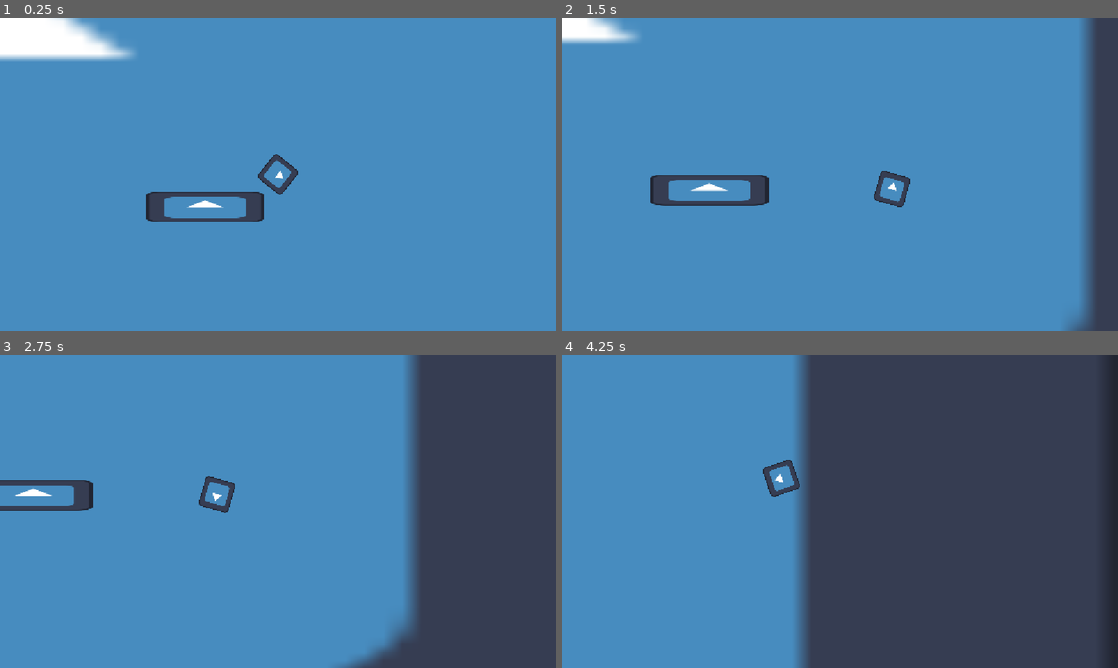
Above: before the commit, frames 1-4 (two rows, left to right).
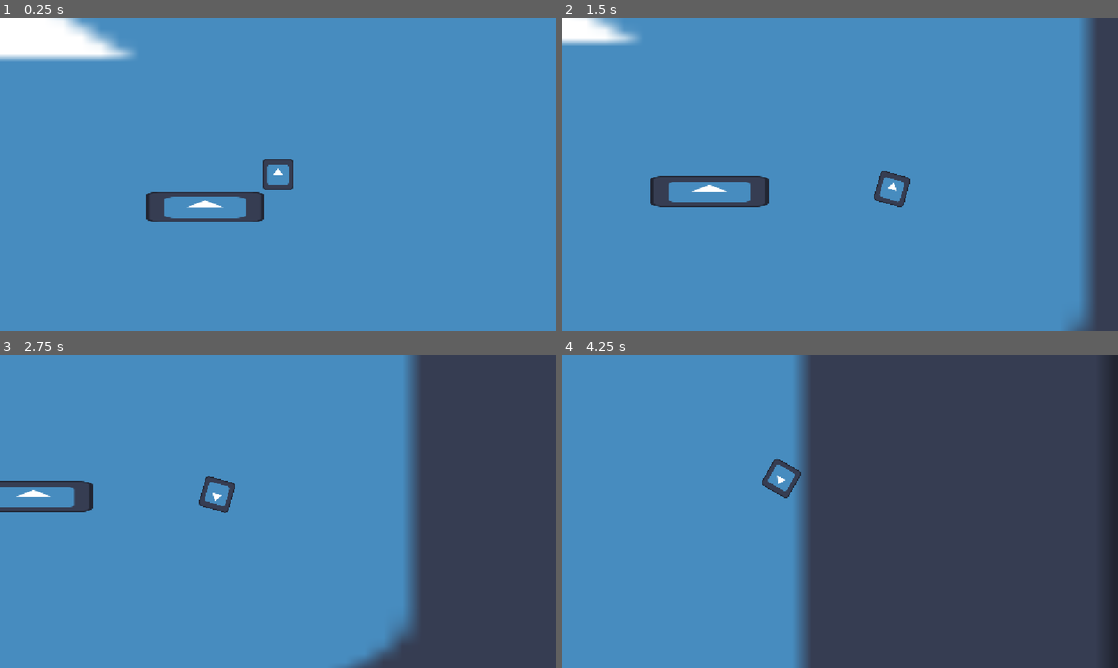
Above: after the commit, the same moments.

Repository: TheBullfrogEngineer/Bounceback2026
Game: Godot game, scene res://TestLevel.tscn
The game is run twice, just before and just after one commit, with the same random seed, the same clock (stepped at 60 frames per second) and the same inputs. The engine's default icon, where the game draws it, is replaced by a stand-in: a white triangle on a blue panel in a dark square.
Inputs (mouse positions are in pixels of both pictures, inside the frame that each line leads up to):
- Up to frame 1 (0.25 s): no input
- Up to frame 2 (1.5 s): tap Enter at 0.5 s; move the mouse to (812, 237) at 0.52 s; click (812, 237) at 0.6 s; tap Space at 1.25 s; move the mouse to (1006, 221) at 1.27 s; click (1006, 221) at 1.35 s
- Up to frame 3 (2.75 s): move the mouse to (111, 464) at 2.02 s; hold W (propel) from 2.03 s (still down); click (111, 464) at 2.3 s
- Up to frame 4 (4.25 s): move the mouse to (867, 511) at 2.77 s; release W (propel) at 2.78 s; click (867, 511) at 2.85 s; move the mouse to (756, 433) at 3.52 s; click (756, 433) at 3.6 s

The runs differ from the first frame. In frame 1, 0.3% of the frame differs, in the area x 46-54%, y 43-57%; in frame 2, 0.8%, in the area x 0-38%, y 6-61%; in frame 3, 0.4%; in frame 4, 0.3%.

Commit message:
fixed bounce

Diff:
--- a/cosmic-rebound/comet.gd
+++ b/cosmic-rebound/comet.gd
@@ -8,18 +8,13 @@
 @export var max_hp: int = 3
 
 @export var bounce_lock_duration = 0.2
-@export var hypertime_scale = 1.75
-@export var hypertime_duration = 5.0
 var hp: int = max_hp
-var is_invincible: bool = false
 var dashing = false
 var direction: Vector2 = Vector2.ZERO
 var dash_direction: Vector2 = Vector2.RIGHT
 var can_move = true
 var can_dash = true
 var bounce_lock = false
-enum Mode { DASH, BOUNCE }
-var mode: Mode = Mode.DASH
 
 
 func _ready() -> void:
@@ -28,10 +23,6 @@
 
 @warning_ignore("unused_parameter")
 func _process(delta: float) -> void:
-	if mode == Mode.DASH:
-		if not dashing:
-			look_at(get_global_mouse_position())
-	else: # BOUNCE mode
 		if velocity.length() > 1.0:
 			rotation = lerp_angle(rotation, velocity.angle(), 20 * delta)
 
@@ -60,7 +51,7 @@
 	move_and_slide()
 	_handle_wall_collisions()
 
-	if dashing and mode == Mode.BOUNCE:
+	if dashing:
 		var collision := move_and_collide(velocity * delta)
 		if collision:
 			var collider := collision.get_collider()
@@ -77,9 +68,7 @@
 		move_and_slide()
 		_handle_wall_collisions()
 
-func _end_hypertime() -> void:
-	mode = Mode.DASH
-	Engine.time_scale = 1.0
+
 
 func _handle_wall_collisions() -> void:
 	for i in get_slide_collision_count():
@@ -88,33 +77,25 @@
 		var normal := collision.get_normal()
 
 		if collider and collider.is_in_group("enemy"):
-			if dashing and mode == Mode.DASH:
+			if dashing:
 				_kill_enemy(collider)
 			elif not dashing:
 				take_damage(1)
 			continue
 
 		if dashing:
-			if mode == Mode.BOUNCE:
-				velocity = velocity.bounce(normal) * bounce_speed_retention
-				dash_direction = velocity.normalized()
-				rotation = dash_direction.angle()
-			else:
-				dashing = false
-				velocity = Vector2.ZERO
-			break
-
-		if collider and collider.is_in_group("enemy") and mode == Mode.DASH:
-			_kill_enemy(collider)
-			continue
-		if mode == Mode.BOUNCE:
 			velocity = velocity.bounce(normal) * bounce_speed_retention
 			dash_direction = velocity.normalized()
 			rotation = dash_direction.angle()
-		else:
-			dashing = false
-			velocity = Vector2.ZERO
-		break
+
+
+		if collider and collider.is_in_group("enemy"):
+			_kill_enemy(collider)
+			continue
+		velocity = velocity.bounce(normal) * bounce_speed_retention
+		dash_direction = velocity.normalized()
+		rotation = dash_direction.angle()
+
 
 func _kill_enemy(enemy: Node) -> void:
 	if enemy.has_method("die"):
